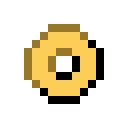
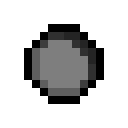
Layers edited between the first and the second 128 × 128 image:
painted on "Layer 1" over <box>24,24,96,96</box>
